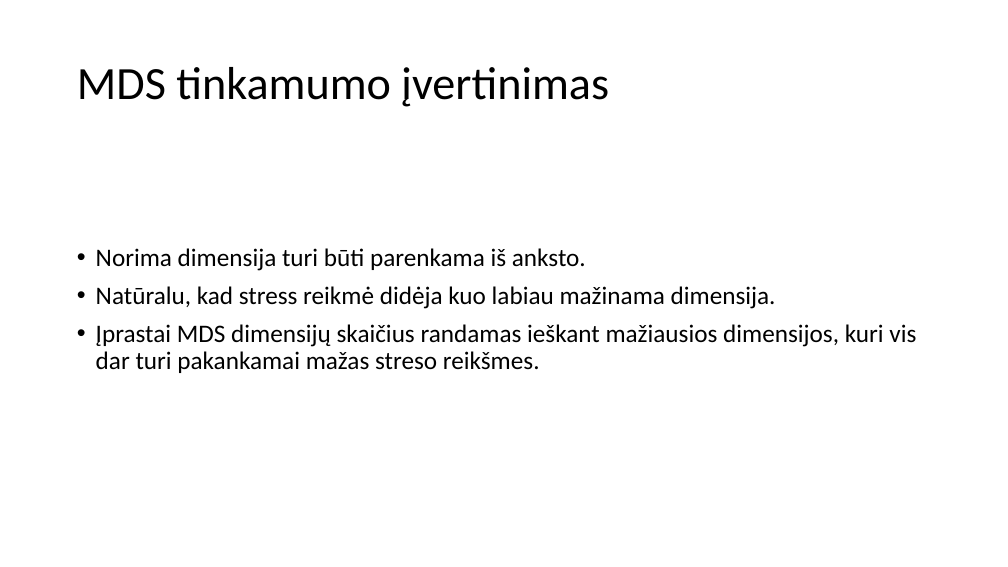
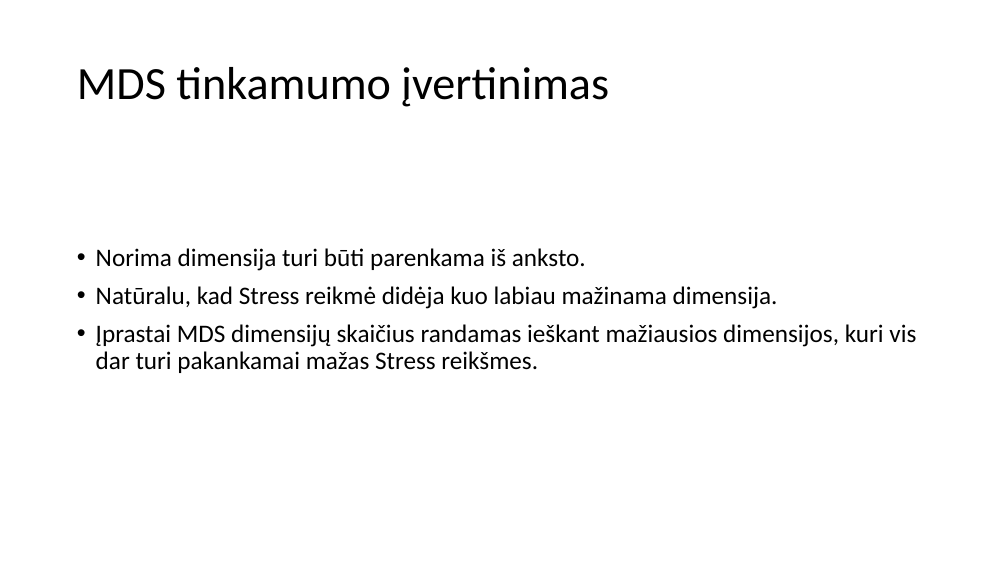
Before and after one commit to dovmar/PDVS, a slide deck: slide 20 of MDS/MDS_pristatymas.pptx. Drawn at 1008x567 pixels with LibreOffice and Linux fonts; fonts in the diff are those of the drawing. Boxes give left, top, right and bottom in pixels: in the first picture for what was removed or moved away, otherwise in the second. Text is boxed around its words. In the diff, an @@ line names an element or a change of style, - is before the commit and + after.

```diff
--- a/MDS/MDS_pristatymas.pptx
+++ b/MDS/MDS_pristatymas.pptx
@@ text at <box>96,286,916,373</box>: text changed @@
-• Natūralu, kad stress reikmė didėja kuo labiau mažinama dimensija.
-• Įprastai MDS dimensijų skaičius randamas ieškant mažiausios dimensijos, kuri vis dar turi pakankamai mažas streso reikšmes.
+• Natūralu, kad Stress reikmė didėja kuo labiau mažinama dimensija.
+• Įprastai MDS dimensijų skaičius randamas ieškant mažiausios dimensijos, kuri vis dar turi pakankamai mažas Stress reikšmes.
```
Also in this commit, not shown: 10 other slides changed, 3 other files.
